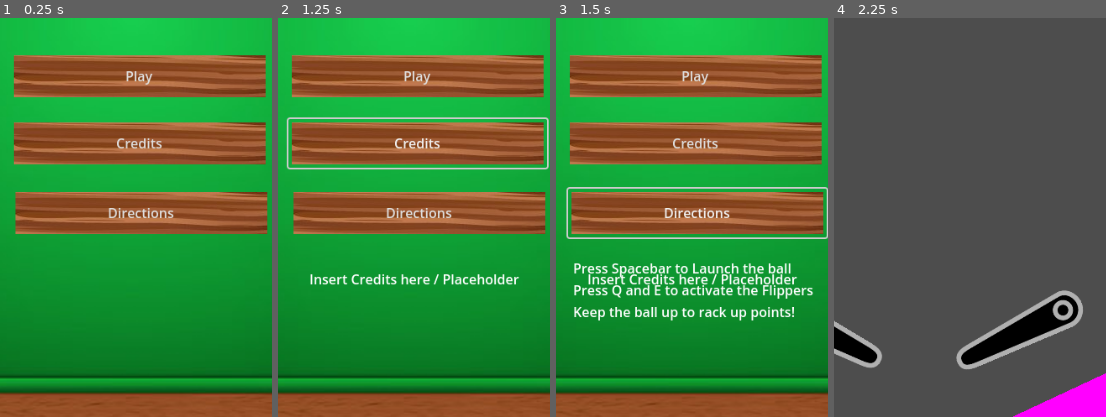
Above: before the commit, frames 1-4 (left to right).
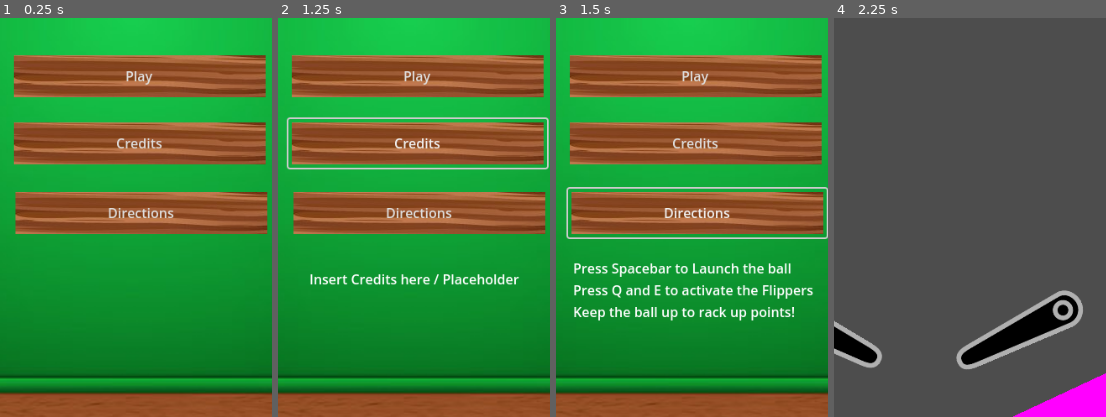
Above: after the commit, the same moments.

Repository: bsu-cs315/fp-team1-pinball
Game: Godot game, scene res://Title screen/title_screen.tscn
The game is run twice, just before and just after one commit, with the same random seed, the same clock (stepped at 60 frames per second) and the same inputs.
Inputs:
- Up to frame 1 (0.25 s): no input
- Up to frame 2 (1.25 s): click "Credits" at 0.5 s
- Up to frame 3 (1.5 s): click "Directions" at 1.25 s
- Up to frame 4 (2.25 s): click "Play" at 2 s
The pictures show only the part of the screen within x 26-76%, y 50-100%; the shares and areas given below are measured in that part.

Frames 1-2 are identical in both runs. In frame 3, 1.1% of the frame differs, in the area x 11-89%, y 64-67%; in frame 4, nothing differs.

Commit message:
Buttons only display Labels 1 at a time

Diff:
--- a/project/Title screen/title_screen.gd
+++ b/project/Title screen/title_screen.gd
@@ -6,7 +6,9 @@
 
 func _on_credits_button_pressed() -> void:
 	$Credits/CreditsLabel.visible = not $Credits/CreditsLabel.visible
+	$Directions/DirectionsLabel.visible = false
 
 
 func _on_directions_button_pressed() -> void:
 	$Directions/DirectionsLabel.visible = not $Directions/DirectionsLabel.visible
+	$Credits/CreditsLabel.visible = false
